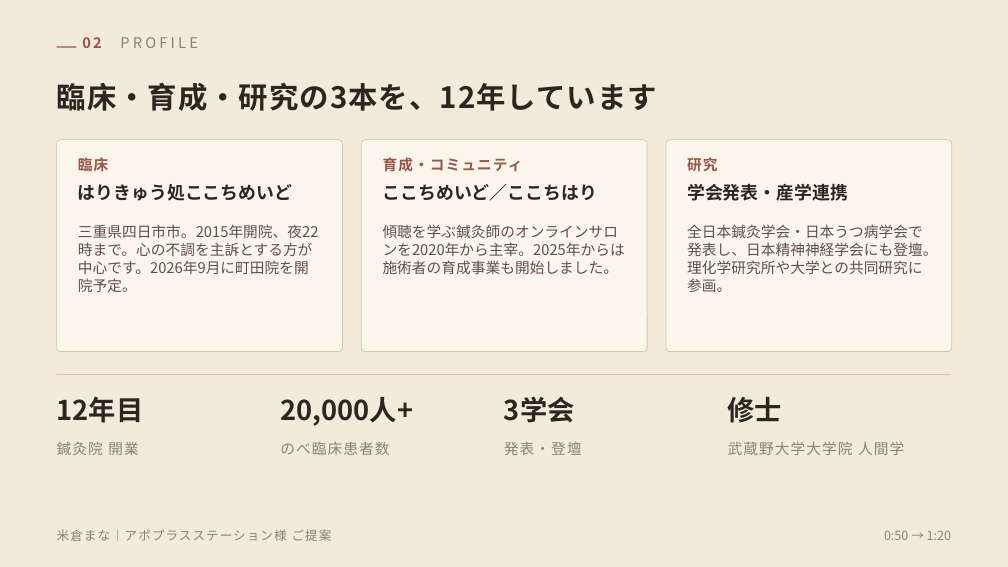
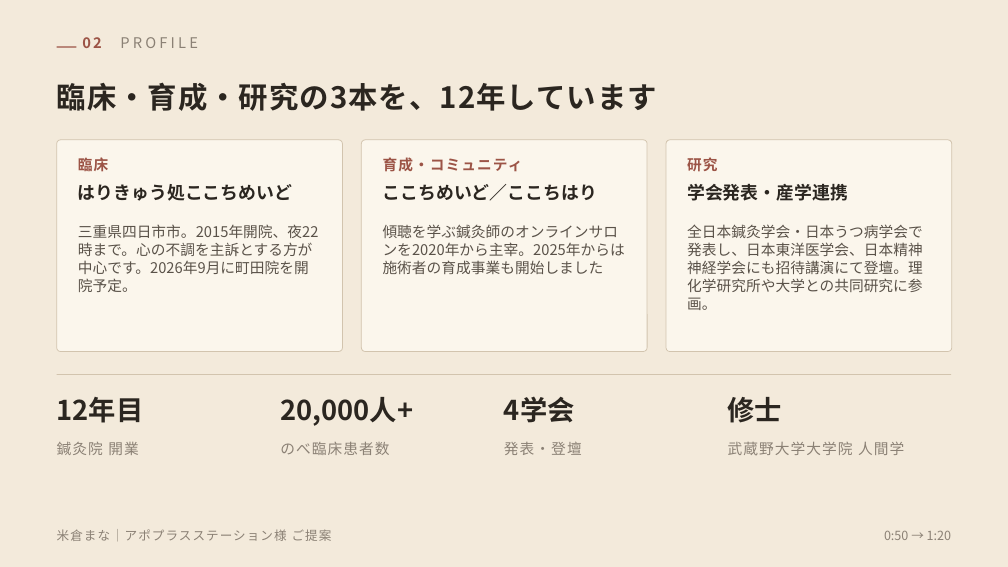
Before and after one commit to mananyon/manayonekura, a slide deck: slide 3 of proposals/米倉まな_アポプラスステーション様ご提案_導入.pptx. Drawn at 1008x567 pixels with LibreOffice and Linux fonts; fonts in the diff are those of the drawing. Boxes give left, top, right and bottom in pixels: in the first picture for what was removed or moved away, otherwise in the second. Text is boxed around its words. In the diff, an @@ line names an element or a change of style, - is before the commit and + after.

```diff
--- a/proposals/米倉まな_アポプラスステーション様ご提案_導入.pptx
+++ b/proposals/米倉まな_アポプラスステーション様ご提案_導入.pptx
@@ text at bbox=[383, 224, 625, 256]: text changed @@
-傾聴を学ぶ鍼灸師のオンラインサロンを2020年から主宰。2025年からは施術者の育成事業も開始しました。
+傾聴を学ぶ鍼灸師のオンラインサロンを2020年から主宰。2025年からは施術者の育成事業も開始しました
@@ text at bbox=[687, 224, 923, 310]: text changed @@
-全日本鍼灸学会・日本うつ病学会で発表し、日本精神神経学会にも登壇。理化学研究所や大学との共同研究に参画。
+全日本鍼灸学会・日本うつ病学会で発表し、日本東洋医学会、日本精神神経学会にも招待講演にて登壇。理化学研究所や大学との共同研究に参画。
@@ text at bbox=[504, 396, 575, 423]: text changed @@
-3学会
+4学会
```
Also in this commit, not shown: 5 other slides changed, 4 other files.
